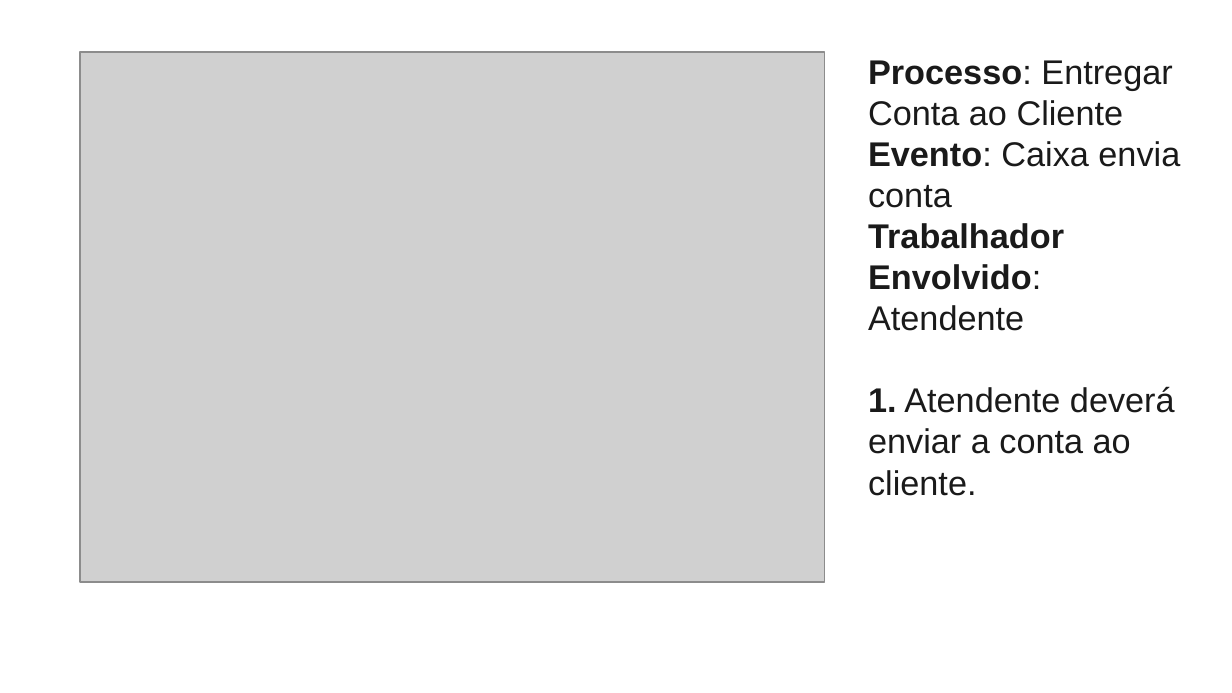
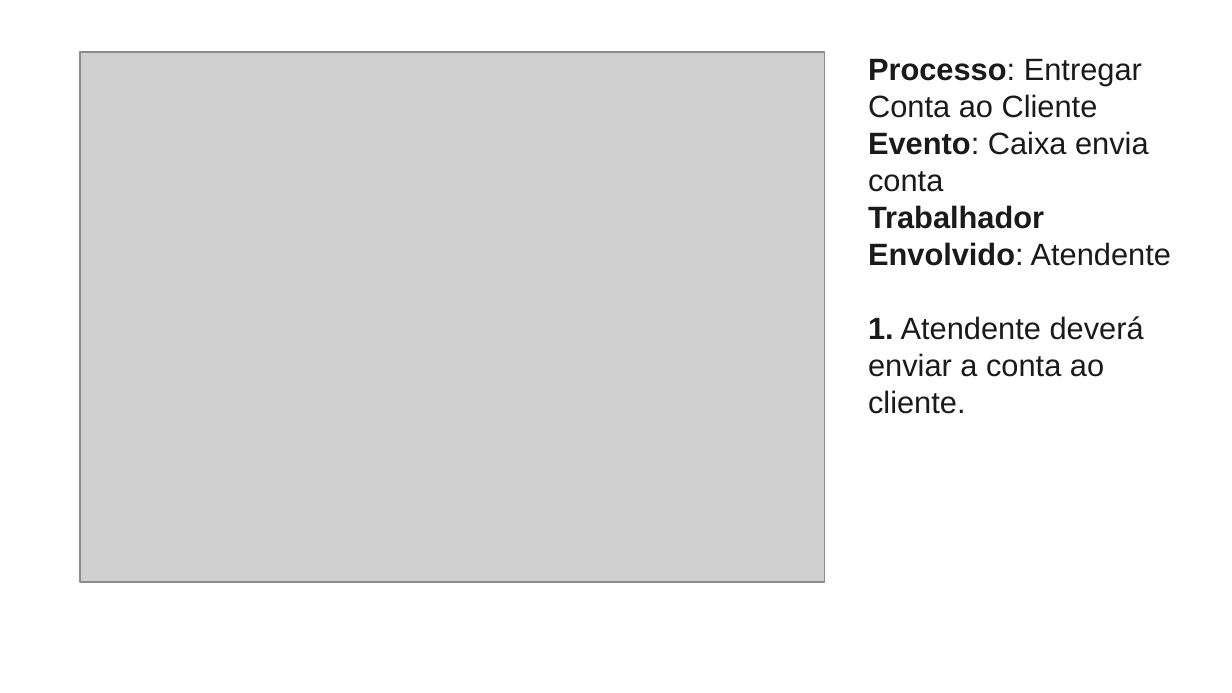
Before and after one commit to sabrinapereira0408/SG2L2, a slide deck: slide 6 of Artefatos/18. Descrição dos Processos de Negócio.pptx. Drawn at 1232x693 pixels with LibreOffice and Linux fonts; fonts in the diff are those of the drawing; grey boxes stand for pictures. Boxes give left, top, right and bottom in pixels: in the first picture for what was removed or moved away, otherwise in the second. Text is boxed around its words. In the diff, an @@ line names an element or a change of style, - is before the commit and + after.

```diff
--- a/Artefatos/18. Descrição dos Processos de Negócio.pptx
+++ b/Artefatos/18. Descrição dos Processos de Negócio.pptx
@@ text "Processo: Entregar Conta ao Cliente" at [868, 58, 1171, 414]: size 20 to 18 pt @@
```
Also in this commit, not shown: 7 other slides changed, 17 other files.
